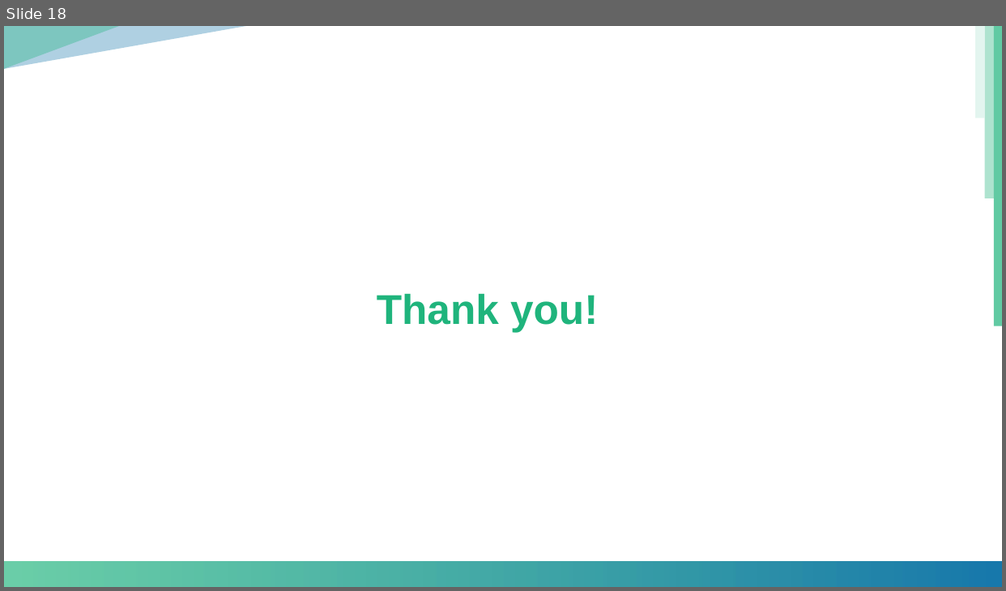
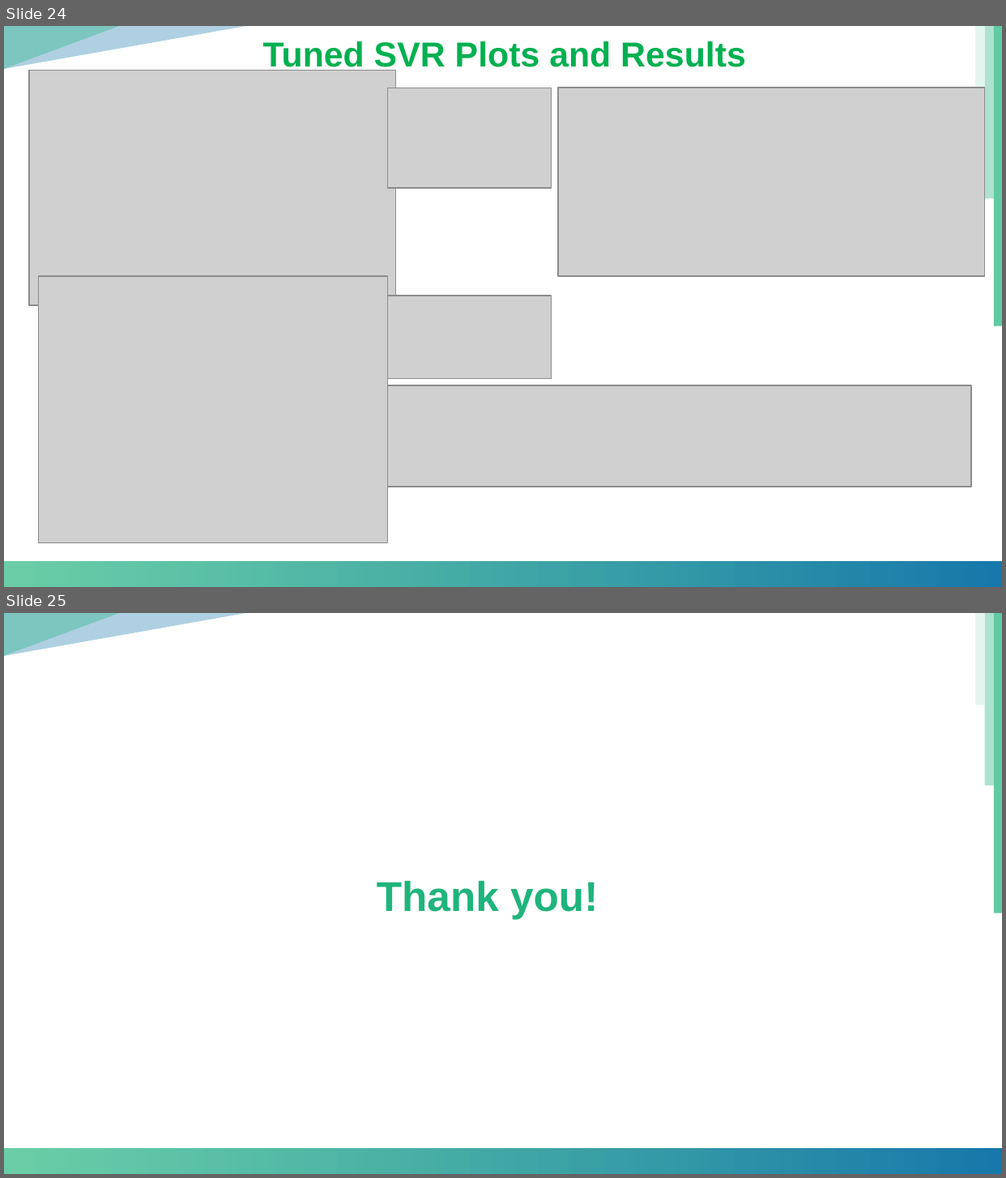
Before and after one commit to geeman1209/Data622, a slide deck: Project/presentation_ML.pptx. Shown one above the other, each under a label of ours: slide 18 before the commit, slides 24 and 25 after it. The pictures are 1006x591 and 1006x1178 pixels, drawn with LibreOffice and Linux fonts; fonts in the diff are those of the drawing; grey boxes stand for pictures; background and template pictures are left out. Boxes give left, top, right and bottom in pixels: in the first picture for what was removed or moved away, otherwise in the second. Text is boxed around its words. In the diff, an @@ line names an element or a change of style, - is before the commit and + after.

Commit message:
Added to PowerPoint Presentation
Added SVR and Tree images to the powerpoint presentation

```diff
--- a/Project/presentation_ML.pptx
+++ b/Project/presentation_ML.pptx
@@ slide 24 added at bbox=[4, 26, 1002, 587], background #FFFFFF; not listed: 6 template elements that a slide beside it also shows @@
@@ text added at bbox=[263, 41, 746, 74], 20 pt, text #00B050, bold @@
+Tuned SVR Plots and Results
@@ rectangle added at bbox=[786, 37, 951, 128], fill #FFFFFF, outline #FFFFFF 2 pt @@
@@ picture added at bbox=[29, 70, 396, 305] @@
@@ picture added at bbox=[387, 88, 551, 188] @@
@@ picture added at bbox=[558, 88, 984, 277] @@
@@ picture added at bbox=[39, 277, 388, 544] @@
@@ picture added at bbox=[387, 296, 551, 379] @@
@@ picture added at bbox=[387, 386, 971, 486] @@
@@ what was slide 18 is now slide 25 @@
```
Also in this commit, not shown: 2 slides changed, 6 other slides added, 1 other file.
